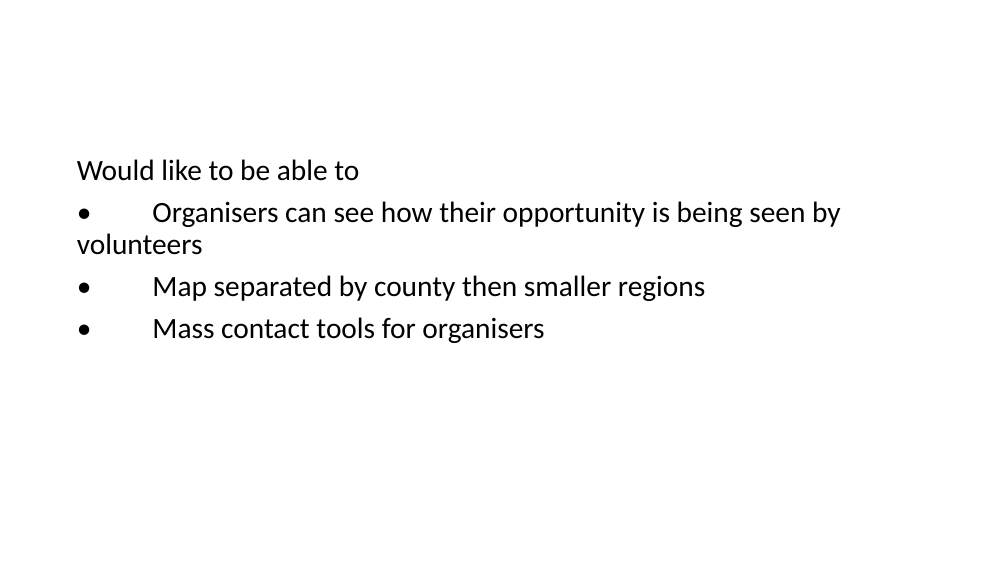
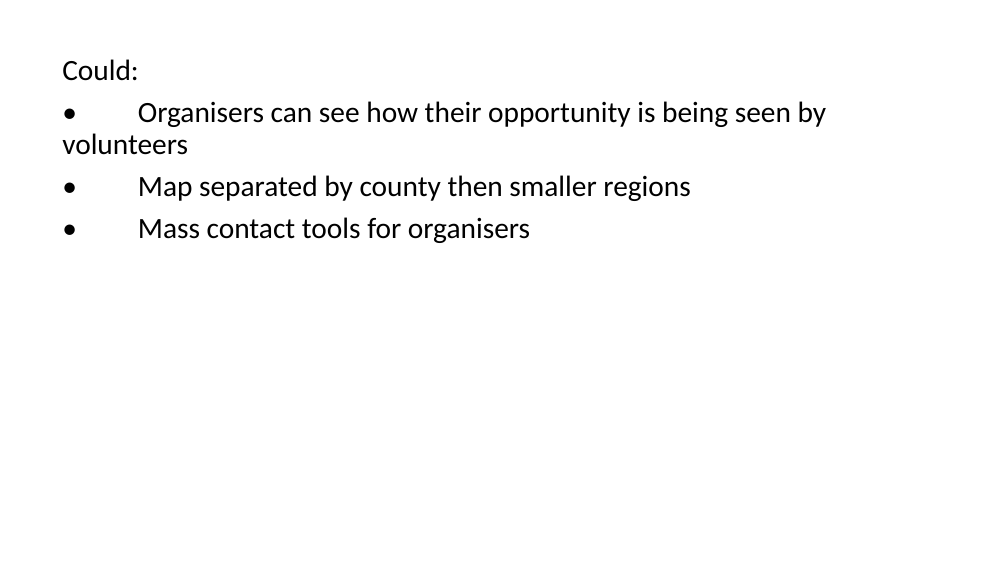
Before and after one commit to 2084246S/VolunteerMe, a slide deck: slide 13 of Volunteer Me.pptx (slide 10 before the commit). Drawn at 1008x567 pixels with LibreOffice and Linux fonts; fonts in the diff are those of the drawing. Boxes give left, top, right and bottom in pixels: in the first picture for what was removed or moved away, otherwise in the second. Text is boxed around its words. In the diff, an @@ line names an element or a change of style, - is before the commit and + after.

```diff
--- a/Volunteer Me.pptx
+++ b/Volunteer Me.pptx
@@ text "Could:": place and size @@
-text "Could:" at (77,159,841,343)
+text "Could:" at (62,59,827,243)
@@ text at (62,59,139,81): text changed @@
-Would like to be able to
+Could:
```
Also in this commit, not shown: 5 other slides changed, 6 slides added, 4 slides removed.
